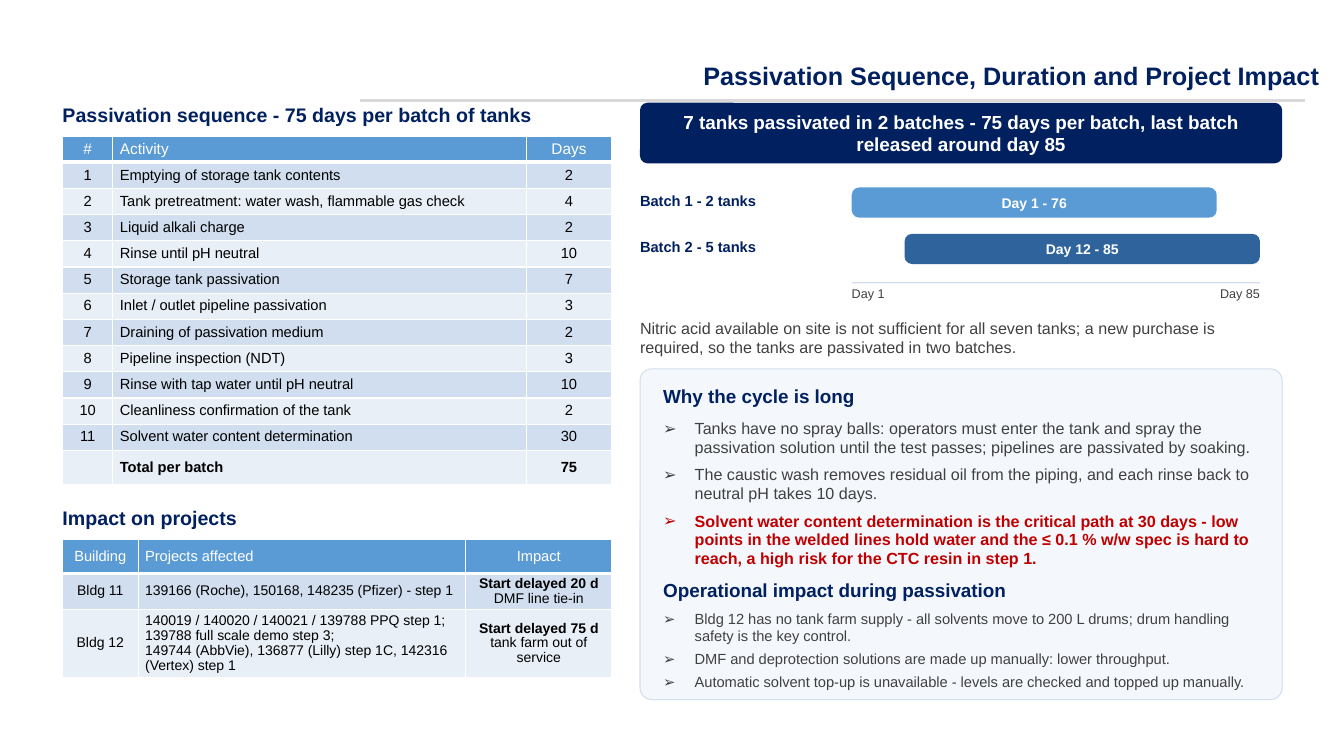
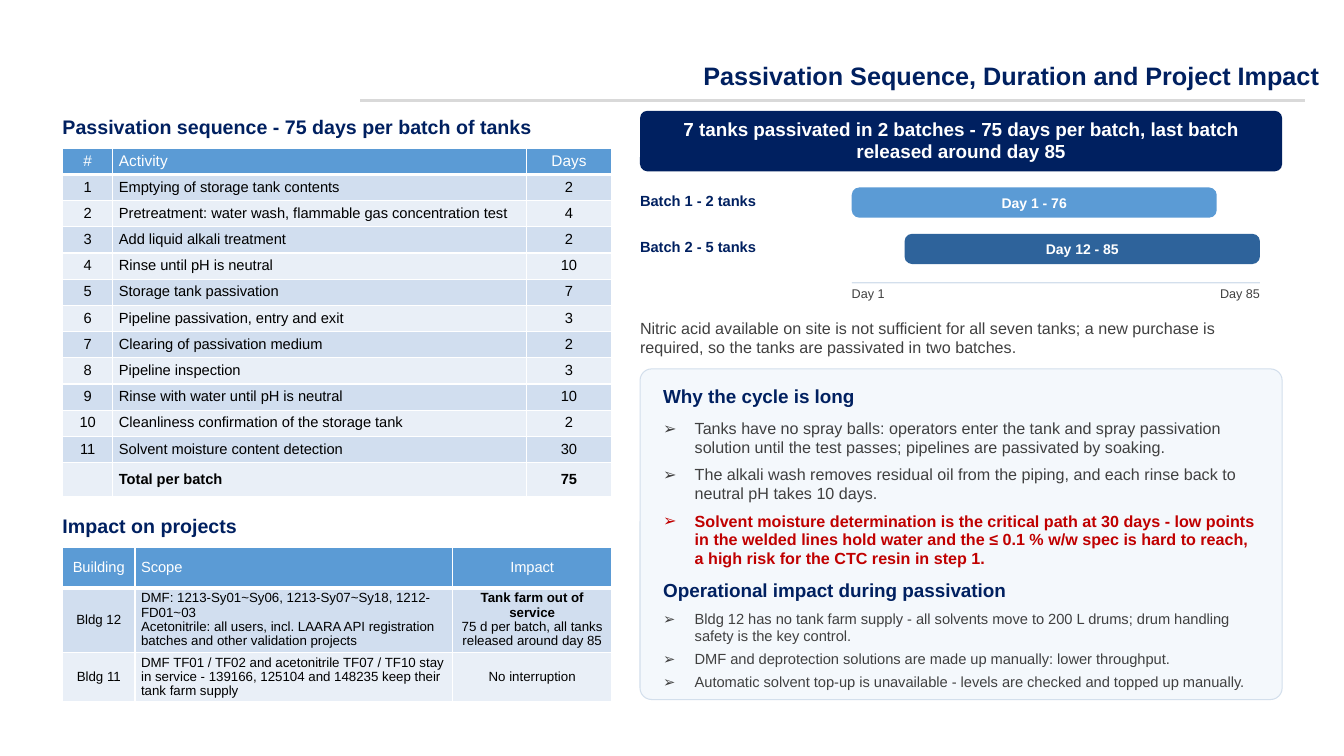
Before and after one commit to peterli0913/short-vedio, a slide deck: slide 4 of Fragments Passivation Plan and Timeline EN 09-18-2026.pptx (slide 3 before the commit). Drawn at 1344x756 pixels with LibreOffice and Linux fonts; fonts in the diff are those of the drawing; background and template pictures are left out. Boxes give left, top, right and bottom in pixels: in the first picture for what was removed or moved away, otherwise in the second. Text is boxed around its words. In the diff, an @@ line names an element or a change of style, - is before the commit and + after.

```diff
--- a/Fragments Passivation Plan and Timeline EN 09-18-2026.pptx
+++ b/Fragments Passivation Plan and Timeline EN 09-18-2026.pptx
@@ rounded rectangle "7 tanks passivated in 2 ..." at box(640, 111, 1282, 171): line spacing 1 to 0.95 @@
@@ 2 texts, 1 rounded rectangle, 1 table: place and size @@
-2 texts, 1 rounded rectangle, 1 table at box(62, 103, 1282, 529)
+2 texts, 1 rounded rectangle, 1 table at box(62, 111, 1282, 537)
@@ table at box(63, 148, 612, 491) @@
-row 3, column 2: Tank pretreatment: water wash, flammable gas check
+row 3, column 2: Pretreatment: water wash, flammable gas concentration test
-row 4, column 2: Liquid alkali charge
+row 4, column 2: Add liquid alkali treatment
-row 5, column 2: Rinse until pH neutral
+row 5, column 2: Rinse until pH is neutral
-row 7, column 2: Inlet / outlet pipeline passivation
+row 7, column 2: Pipeline passivation, entry and exit
-row 8, column 2: Draining of passivation medium
+row 8, column 2: Clearing of passivation medium
-row 9, column 2: Pipeline inspection (NDT)
+row 9, column 2: Pipeline inspection
-row 10, column 2: Rinse with tap water until pH neutral
+row 10, column 2: Rinse with water until pH is neutral
-row 11, column 2: Cleanliness confirmation of the tank
+row 11, column 2: Cleanliness confirmation of the storage tank
-row 12, column 2: Solvent water content determination
+row 12, column 2: Solvent moisture content detection
@@ text at box(695, 422, 1254, 568): text changed @@
-➢ Tanks have no spray balls: operators must enter the tank and spray the passivation solution until the test passes; pipelines are passivated by soaking.
-➢ The caustic wash removes residual oil from the piping, and each rinse back to neutral pH takes 10 days.
-➢ Solvent water content determination is the critical path at 30 days - low points in the welded lines hold water and the ≤ 0.1 % w/w spec is hard to reach, a high risk for the CTC resin in step 1.
+➢ Tanks have no spray balls: operators enter the tank and spray passivation solution until the test passes; pipelines are passivated by soaking.
+➢ The alkali wash removes residual oil from the piping, and each rinse back to neutral pH takes 10 days.
+➢ Solvent moisture determination is the critical path at 30 days - low points in the welded lines hold water and the ≤ 0.1 % w/w spec is hard to reach, a high risk for the CTC resin in step 1.
@@ table at box(63, 547, 612, 702) @@
-row 1, column 2: Projects affected
+row 1, column 2: Scope
-row 2: Bldg 11 | 139166 (Roche), 150168, 148235 (Pfizer) - step 1 | Start delayed 20 d / DMF line tie-in
+row 2: Bldg 12 | DMF: 1213-Sy01~Sy06, 1213-Sy07~Sy18, 1212-FD01~03 / Acetonitrile: all users, incl. LAARA API registration batches and other validation projects | Tank farm out of service / 75 d per batch, all tanks / released around day 85
-row 3: Bldg 12 | 140019 / 140020 / 140021 / 139788 PPQ step 1; 139788 full scale demo step 3; / 149744 (AbbVie), 136877 (Lilly) step 1C, 142316 (Vertex) step 1 | Start delayed 75 d / tank farm out of service
+row 3: Bldg 11 | DMF TF01 / TF02 and acetonitrile TF07 / TF10 stay in service - 139166, 125104 and 148235 keep their tank farm supply | No interruption
@@ table: place and size @@
-table at box(63, 539, 612, 677)
+table at box(63, 547, 612, 702)
```
Also in this commit, not shown: 1 other slide changed, 1 slide added, 1 other file.
